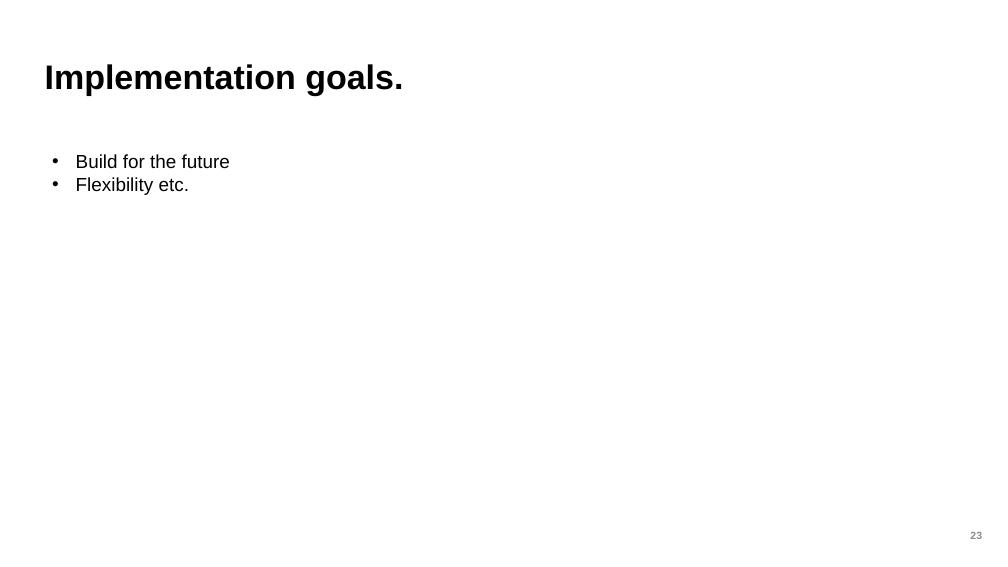
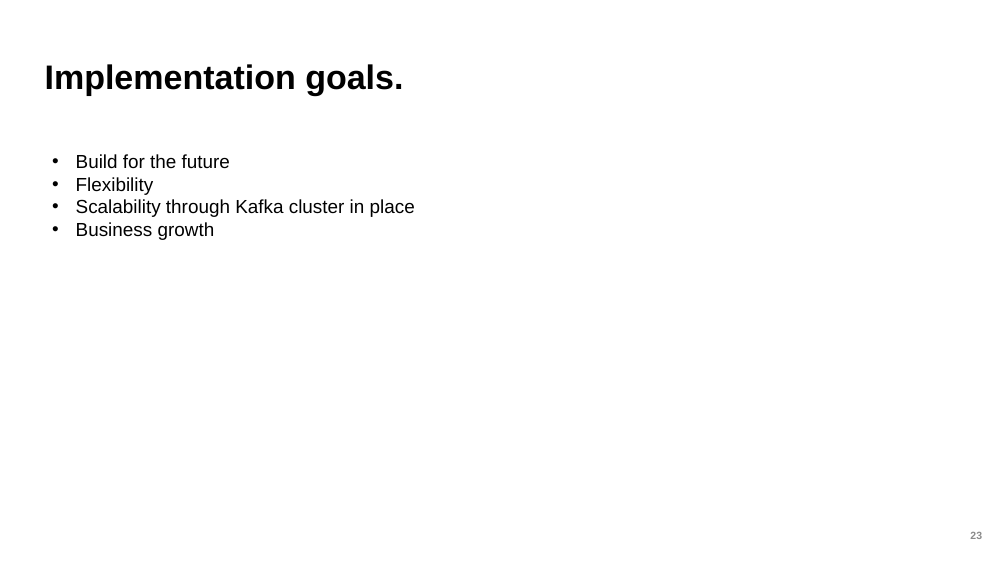
Before and after one commit to AnteLund/kafka-summit-presentation, a slide deck: slide 23 of Kafka Summit-part1-v07.pptx. Drawn at 1008x567 pixels with LibreOffice and Linux fonts; fonts in the diff are those of the drawing; background and template pictures are left out. Boxes give left, top, right and bottom in pixels: in the first picture for what was removed or moved away, otherwise in the second. Text is boxed around its words. In the diff, an @@ line names an element or a change of style, - is before the commit and + after.

```diff
--- a/Kafka Summit-part1-v07.pptx
+++ b/Kafka Summit-part1-v07.pptx
@@ text at (76,177,415,240): text changed @@
-• Flexibility etc.
+• Flexibility
+• Scalability through Kafka cluster in place
+• Business growth
```
Also in this commit, not shown: 2 other slides changed, 1 slide added, 2 other files.
